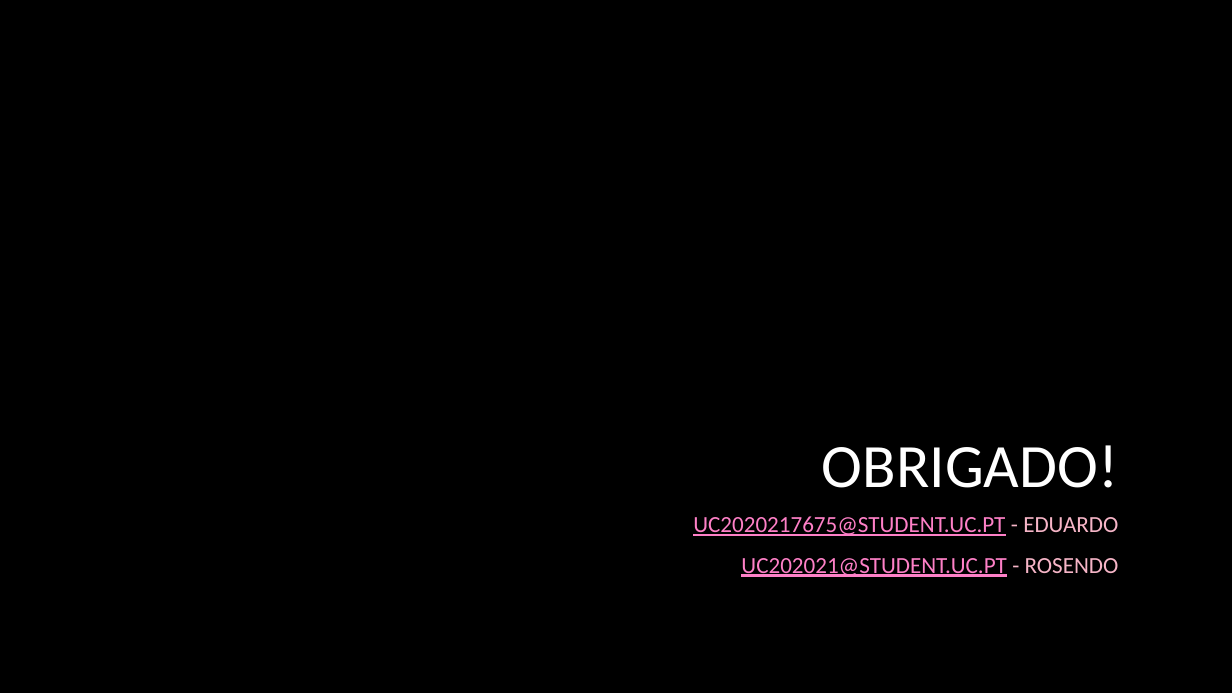
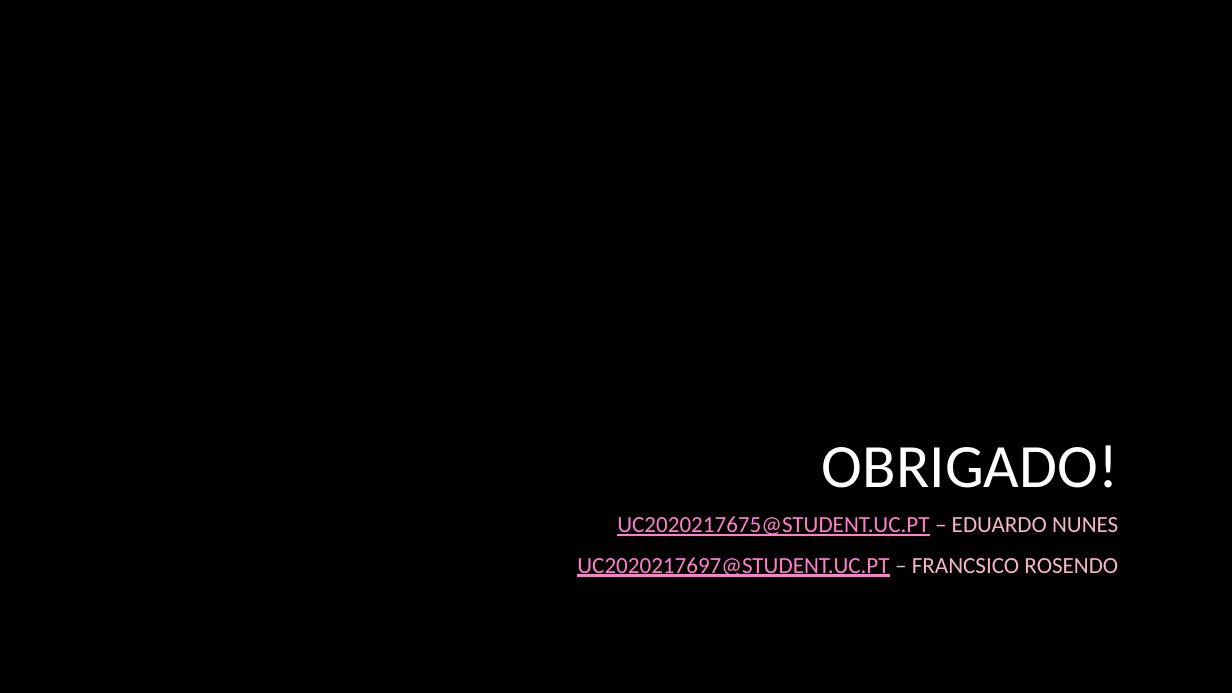
Before and after one commit to PolpEdu/Trabalho-Pr-ticpo, a slide deck: slide 13 of Trabalho prático.pptx (slide 8 before the commit). Drawn at 1232x693 pixels with LibreOffice and Linux fonts; fonts in the diff are those of the drawing; background and template pictures are left out. Boxes give left, top, right and bottom in pixels: in the first picture for what was removed or moved away, otherwise in the second. Text is boxed around its words. In the diff, an @@ line names an element or a change of style, - is before the commit and + after.

```diff
--- a/Trabalho prático.pptx
+++ b/Trabalho prático.pptx
@@ subtitle at box(577, 516, 1118, 577): text changed @@
-UC2020217675@STUDENT.UC.PT - EDUARDO
-UC202021@STUDENT.UC.PT - ROSENDO
+UC2020217675@STUDENT.UC.PT – EDUARDO NUNES
+UC2020217697@STUDENT.UC.PT – FRANCSICO ROSENDO
```
Also in this commit, not shown: 7 other slides changed, 5 slides added, 1 other file.
